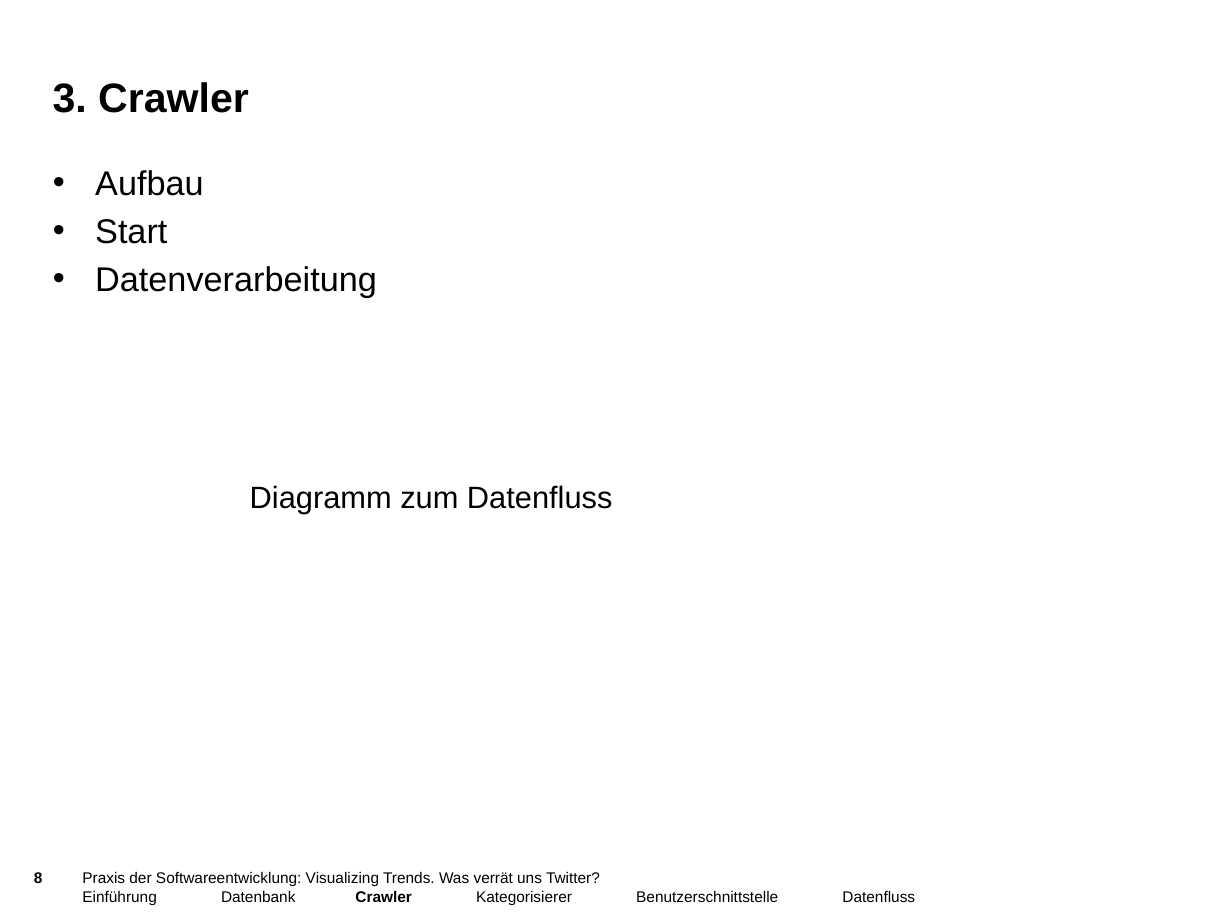
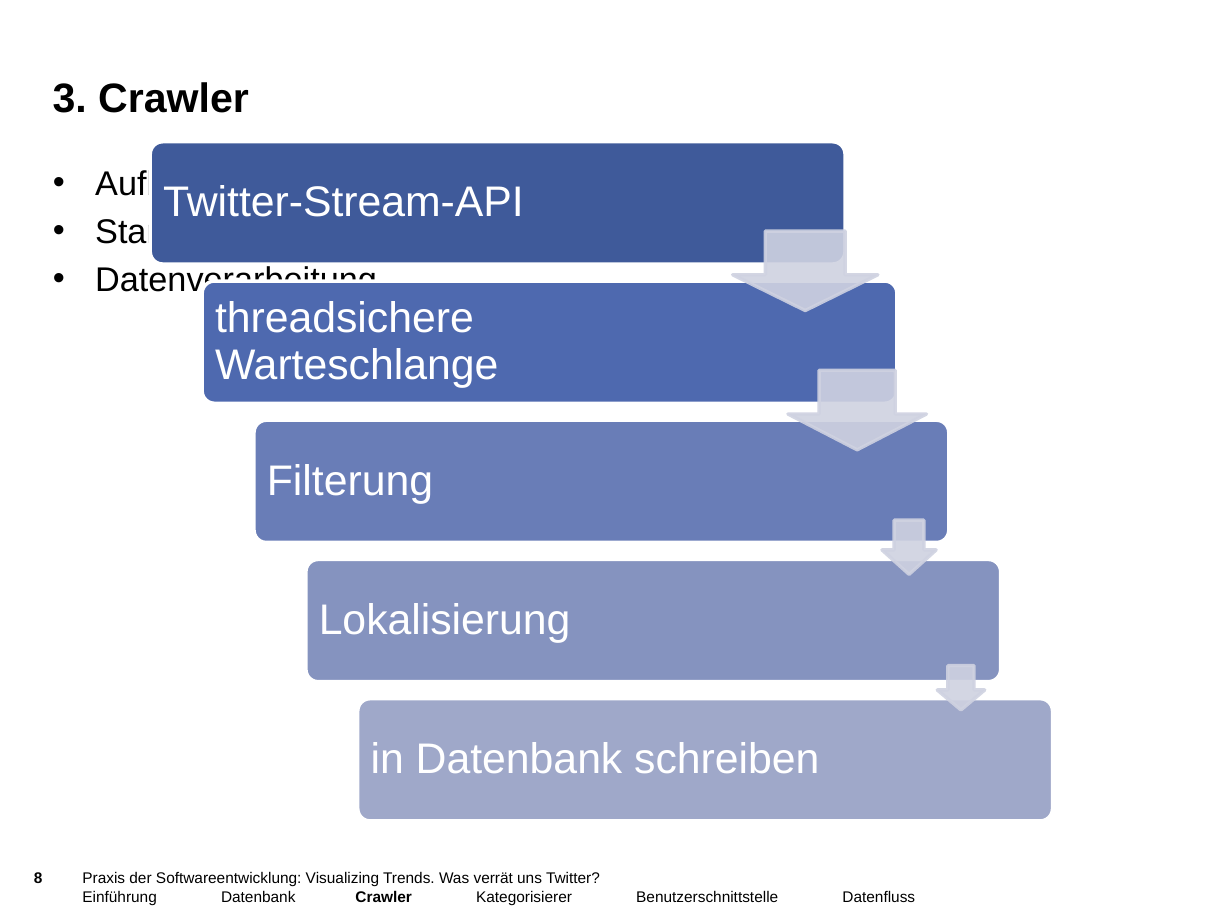
Before and after one commit to jaasmiin/twitterPSE, a slide deck: slide 8 of doc/entwurf/präsentation/pres_entwurf.pptx. Drawn at 1232x924 pixels with LibreOffice and Linux fonts; fonts in the diff are those of the drawing; background and template pictures are left out. Boxes give left, top, right and bottom in pixels: in the first picture for what was removed or moved away, otherwise in the second. Text is boxed around its words. In the diff, an @@ line names an element or a change of style, - is before the commit and + after.

```diff
--- a/doc/entwurf/präsentation/pres_entwurf.pptx
+++ b/doc/entwurf/präsentation/pres_entwurf.pptx
@@ text removed at [250, 485, 612, 514] @@
-Diagramm zum Datenfluss
@@ group added at [150, 142, 1052, 821]: 5 rounded rectangles, 5 texts, 4 down arrows @@
+Twitter-Stream-API
+threadsichere Warteschlange
+Filterung
+Lokalisierung
+in Datenbank schreiben
```
Also in this commit, not shown: 4 other slides changed, 6 other files.
